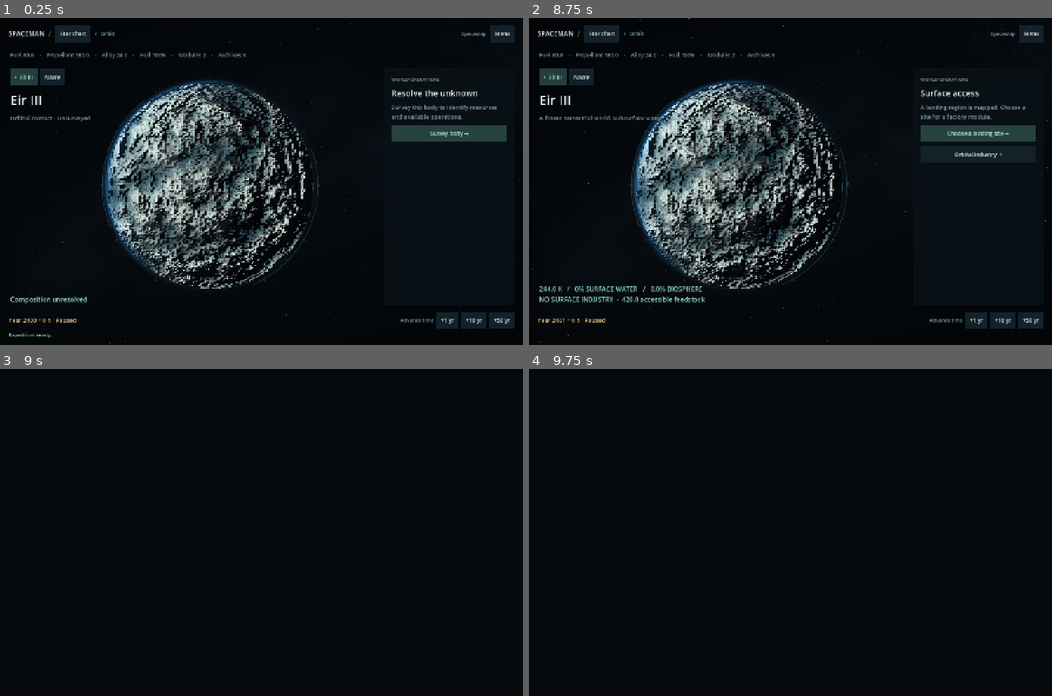
Above: before the commit, frames 1-4 (two rows, left to right).
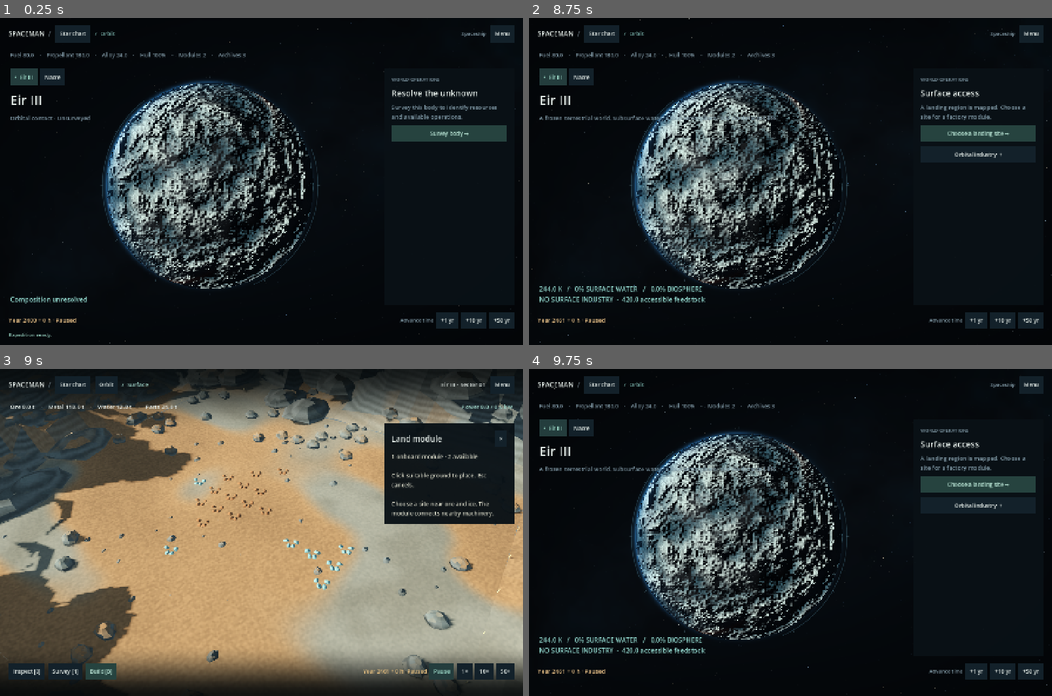
Above: after the commit, the same moments.

Repository: ulfur/spaceman
Game: Godot game, scene res://scenes/main.tscn
The game is run twice, just before and just after one commit, with the same random seed, the same clock (stepped at 60 frames per second) and the same inputs.
Inputs (mouse positions are in pixels of both pictures, inside the frame that each line leads up to):
- Up to frame 1 (0.25 s): no input
- Up to frame 2 (8.75 s): click "• Eir III" at 0.5 s; click "Nacre" at 1.25 s; click "Eir III" at 2 s; click "Survey body →" at 2.75 s; click "Orbital industry +" at 3.5 s; click "Orbital industry −" at 4.25 s; click "+1 yr" at 5 s; click "+10 yr" at 5.75 s; click "+50 yr" at 6.5 s; click "Star chart" at 7.25 s; click "EIR orbit →" at 8 s
- Up to frame 3 (9 s): click "Choose a landing site →" at 8.75 s
- Up to frame 4 (9.75 s): click (633, 385) at 9.5 s, where only the run after the commit has a clickable "Orbit"

Frames 1-2 are identical in both runs. In frame 3, 85% of the frame differs, in the area x 0-100%, y 1-98%; in frame 4, 19%.
Error before the commit: Parse Error: Cannot find member "REFLECTED_SOURCE_SKY" in base "Environment". (res://scripts/surface_world.gd:83)

Commit message:
Correct lighting setup, validate scripts and record machinery motion

Diff:
--- a/scripts/main.gd
+++ b/scripts/main.gd
@@ -127,6 +127,8 @@
 		var known: Dictionary = session.prospects.evidence(body.system)
 		subtitle.text = "LOCAL PROBE  /  Climate and native life unresolved. Globe is a schematic reconstruction."
 		telemetry.text = "IRRADIANCE %.2f–%.2f EARTH  /  GRAVITY %.2f g\nPRESSURE %.2f bar  /  MAGNETIC FIELD %.2f Earth · geometry unresolved" % [known.flux_low, known.flux_high, known.gravity, known.pressure, known.field_earth]
+		body = body.duplicate(true)
+		body.pressure = known.pressure
 	view.show_body(body)
 	refresh_operations(body)
 
--- a/scripts/surface_world.gd
+++ b/scripts/surface_world.gd
@@ -78,9 +78,10 @@
 	env.sky = sky
 	env.background_mode = Environment.BG_SKY
 	env.ambient_light_source = Environment.AMBIENT_SOURCE_COLOR
+	env.ambient_light_sky_contribution = 0.0
 	env.ambient_light_color = Color("a8bfca")
 	env.ambient_light_energy = 0.62
-	env.reflected_light_source = Environment.REFLECTED_SOURCE_SKY
+	env.reflected_light_source = Environment.REFLECTION_SOURCE_SKY
 	env.tonemap_mode = Environment.TONE_MAPPER_FILMIC
 	env.fog_enabled = air > 0.025
 	env.fog_light_color = Color("82979e")
--- a/scripts/trial_diagram.gd
+++ b/scripts/trial_diagram.gd
@@ -43,6 +43,7 @@
 	env.background_mode = Environment.BG_COLOR
 	env.background_color = Color("080f16")
 	env.ambient_light_source = Environment.AMBIENT_SOURCE_COLOR
+	env.ambient_light_sky_contribution = 0.0
 	env.ambient_light_color = Color("96b8bf")
 	env.ambient_light_energy = 0.65
 	env.tonemap_mode = Environment.TONE_MAPPER_FILMIC
--- a/tests/test_surface_ui.gd
+++ b/tests/test_surface_ui.gd
@@ -106,6 +106,27 @@
 	check(game.site.state.milestone, "Rendered production chain establishes refuge")
 	game.world.zoom_camera(-20)
 	await capture("06-surface-industry.png")
+	# Rendering must move operational machinery without spending simulation resources.
+	var saved_before_motion: String = game.session.save_json()
+	var rotor: Node3D = game.world.structures[1].get_node("Rotor")
+	var paused_pose: Transform3D = rotor.transform
+	game.world._process(0.2)
+	check(rotor.transform.is_equal_approx(paused_pose), "Pause freezes machinery animation")
+	game.world.motion_rate = 1.0
+	game.world._process(0.5)
+	check(not rotor.transform.is_equal_approx(paused_pose), "Operating machinery has a moving rendered part")
+	game.world.motion_rate = 0.0
+	check(game.session.save_json() == saved_before_motion, "Presentation motion does not change authoritative state")
+	# Actual paused/working evidence, useful in addition to still screenshots.
+	game.world.zoom_camera(-9)
+	game.set_speed(1)
+	for frame in range(24):
+		await create_timer(0.08).timeout
+		await capture("motion-%02d.png" % frame)
+	game.set_speed(0)
+	game.world.zoom_camera(9)
+	print("Graphics profile: %d draw calls; %d visible primitives" % [Performance.get_monitor(Performance.RENDER_TOTAL_DRAW_CALLS_IN_FRAME), Performance.get_monitor(Performance.RENDER_TOTAL_PRIMITIVES_IN_FRAME)])
+
 	check(game.get_global_rect().encloses(game.find_child("Toolbelt", true, false).get_global_rect()), "Toolbelt fits normal window")
 	check(await Driver.click(self, game, "ToggleStructure"), "Machine action is reachable")
 	check(not game.site.structure_at(game.selected.x, game.selected.y).enabled, "Selected installation can be suspended")
--- /dev/null
+++ b/tools/check_scripts.gd
@@ -0,0 +1,16 @@
+extends SceneTree
+## Editor import does not compile every non-global script. Check the actual sources.
+var failures := 0
+var checked := 0
+
+func _initialize() -> void:
+	for folder in ["res://scripts", "res://tests"]:
+		for filename in DirAccess.get_files_at(folder):
+			if not filename.ends_with(".gd"): continue
+			var script: GDScript = load(folder.path_join(filename))
+			checked += 1
+			if script == null or not script.can_instantiate():
+				failures += 1
+				printerr("FAIL: Compile " + filename)
+	print("Script compilation: %d checked, %d failures" % [checked, failures])
+	quit(1 if failures else 0)
Not shown, changed: .github/workflows/ci.yml
Not shown, changed: README.md
Not shown, changed: docs/roadmap.md
Not shown, changed: docs/visual-direction.md
